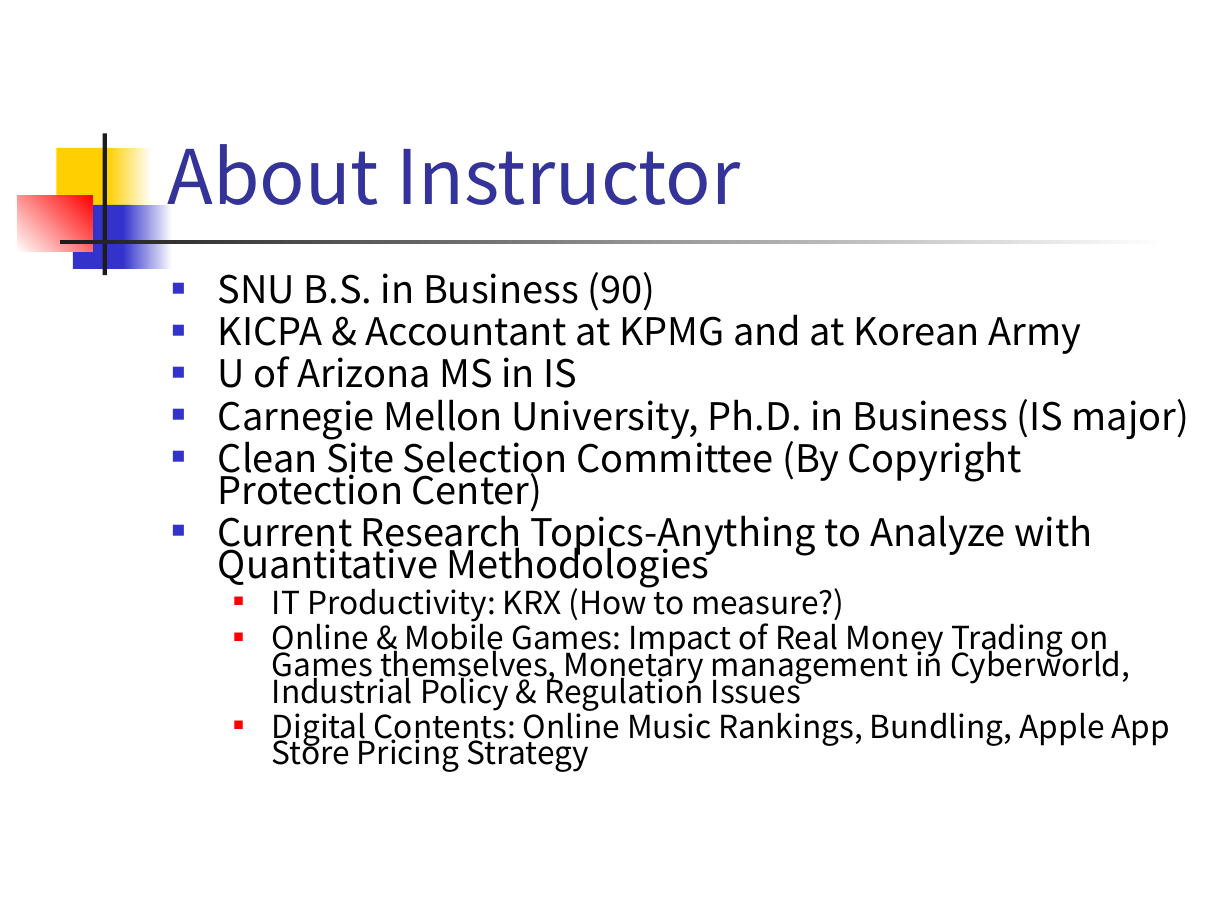
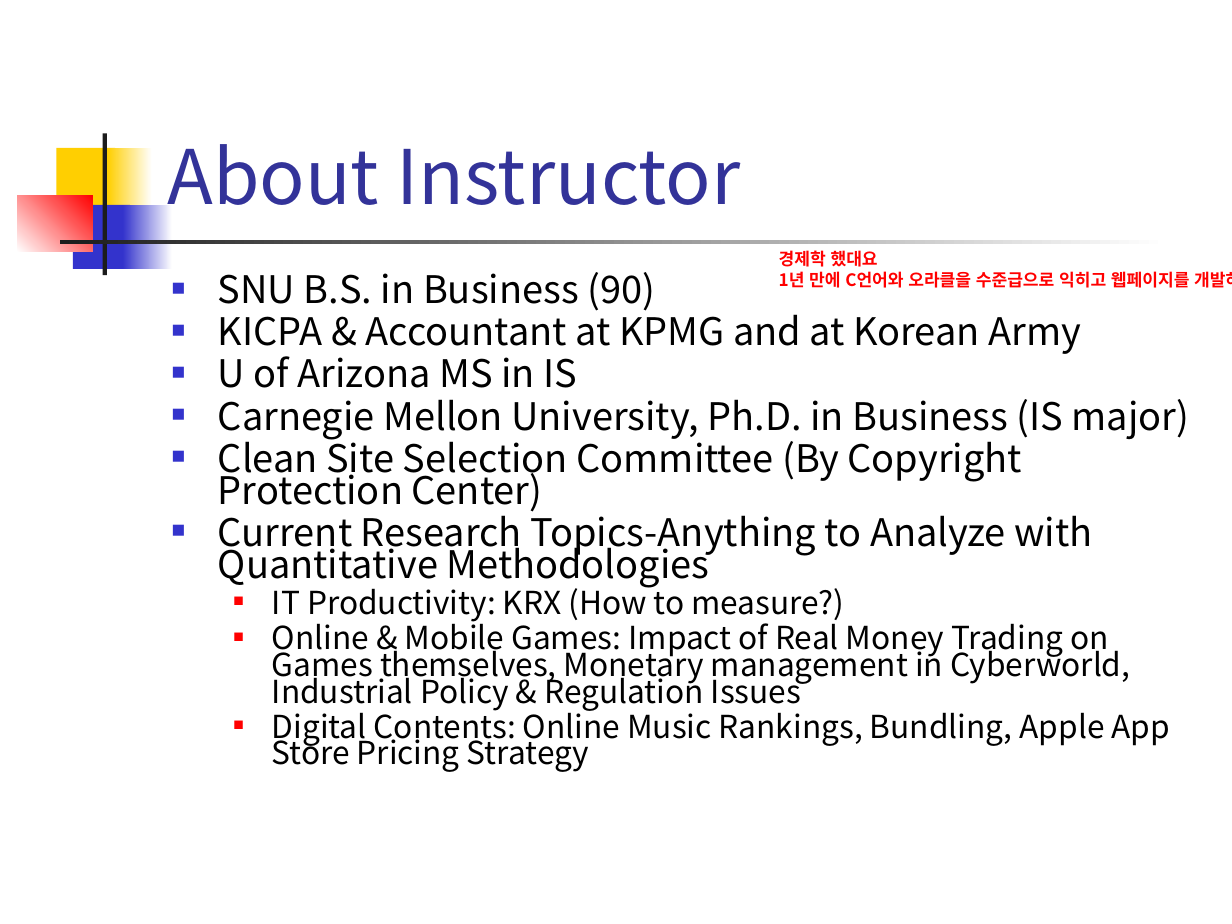
Before and after one commit to hyeonho1028/SNU-FIRA-BA, a slide deck: slide 2 of 3 semester/디지털경제와 경영전략/LectureSlides-빅데이터과정/01-overview-빅데이터.ppt. Drawn at 1232x924 pixels with LibreOffice and Linux fonts; fonts in the diff are those of the drawing. Boxes give left, top, right and bottom in pixels: in the first picture for what was removed or moved away, otherwise in the second. Text is boxed around its words. In the diff, an @@ line names an element or a change of style, - is before the commit and + after.

```diff
--- a/3 semester/디지털경제와 경영전략/LectureSlides-빅데이터과정/01-overview-빅데이터.ppt
+++ b/3 semester/디지털경제와 경영전략/LectureSlides-빅데이터과정/01-overview-빅데이터.ppt
@@ text added at (x1=779, y1=250, x2=1232, y2=288), 10 pt, text #FF0000, bold @@
+경제학 했대요
+1년 만에 C언어와 오라클을 수준급으로 익히고 웹페이지를 개발하였다.
```
Also in this commit, not shown: 1 other slide changed, 10 other files.
